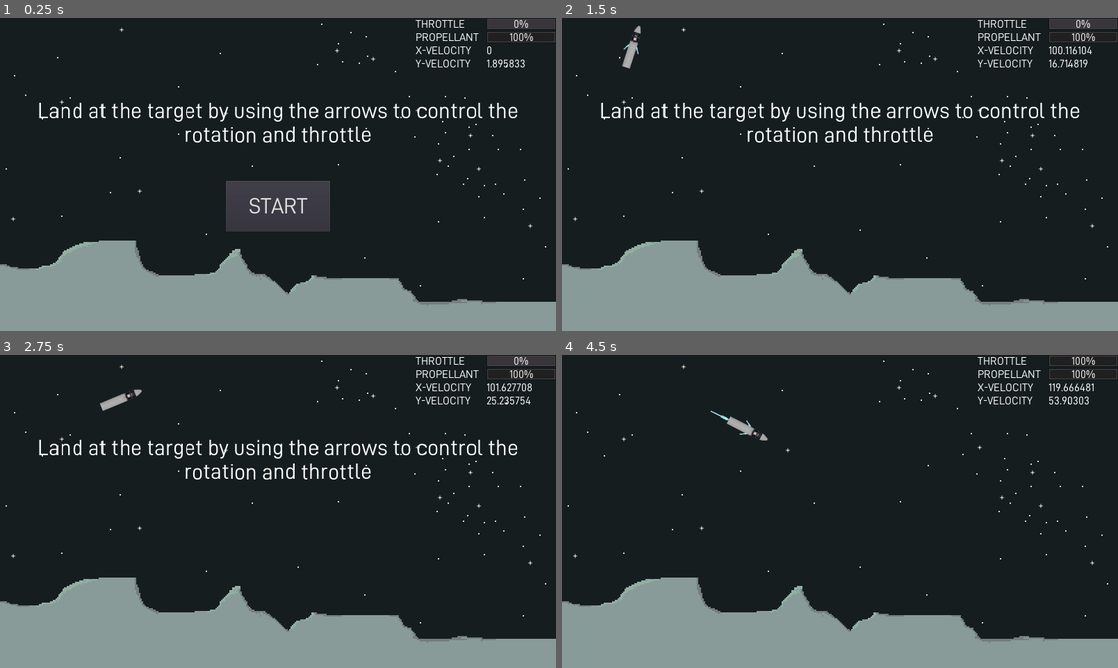
Above: before the commit, frames 1-4 (two rows, left to right).
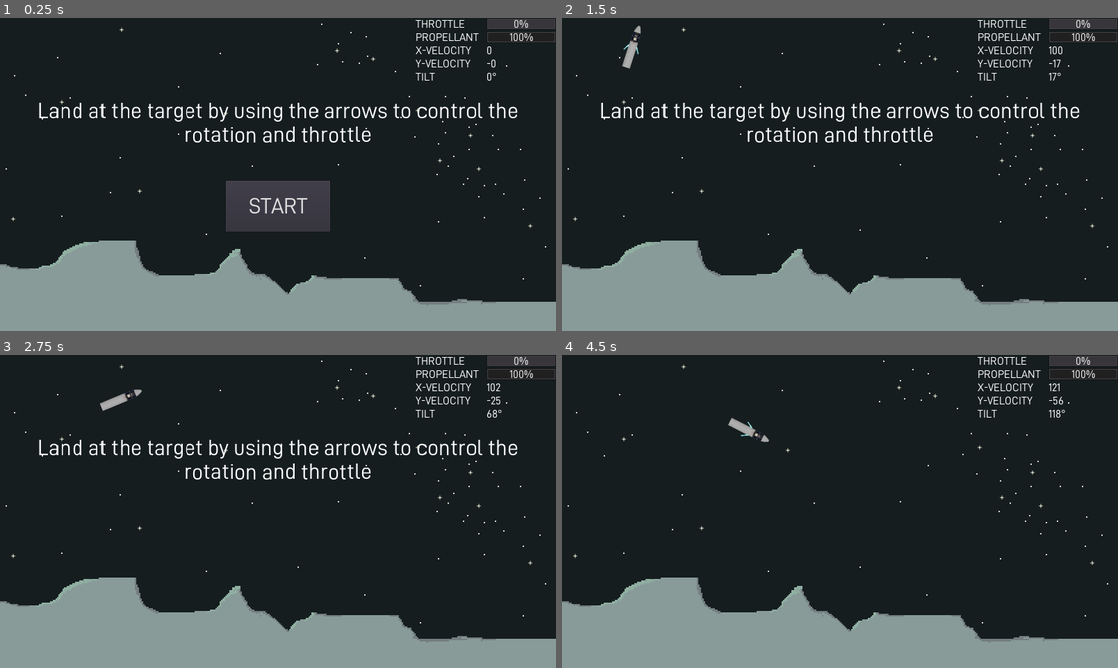
Above: after the commit, the same moments.

Repository: pbrandt1/lunar-lander
Game: Godot game, scene res://Main.tscn
Same seed, same stepped clock (60 frames per second), same inputs: the game is played once before the commit and once after it.
Inputs:
- Up to frame 1 (0.25 s): no input
- Up to frame 2 (1.5 s): click "START" at 0.5 s; hold Right (ui_right) from 1.28 s (still down)
- Up to frame 3 (2.75 s): release Right (ui_right) at 2.03 s; hold Down (ui_down) from 2.03 s (still down)
- Up to frame 4 (4.5 s): release Down (ui_down) at 2.78 s; hold Right (ui_right) 2.78-3.53 s; hold Up (ui_up) 3.53-4.28 s; hold Left (ui_left) from 4.28 s (still down)

The runs differ from the first frame. In frame 1, 0.1% of the frame differs, in the area x 74-95%, y 13-20%; in frame 2, 0.2%; in frame 3, 0.2%; in frame 4, 0.7%, in the area x 26-100%, y 0-28%.

Commit message:
making sim land-able

Diff:
--- a/HUD.gd
+++ b/HUD.gd
@@ -16,8 +16,11 @@
 	$GridContainer/PropellantLevel.value = prop
 
 func update_velocity(vel):
-	$GridContainer/VelocityXValue.text = str(vel.x)
-	$GridContainer/VelocityYValue.text = str(vel.y)
+	$GridContainer/VelocityXValue.text = str(round(vel.x))
+	$GridContainer/VelocityYValue.text = str(round(-1 * vel.y))
+
+func update_tilt(tilt):
+	$GridContainer/TiltValue.text = str(round(tilt)) + '°';
 
 func _on_MessageTimer_timeout():
 	$Message.hide()
--- a/HUD.tscn
+++ b/HUD.tscn
@@ -112,6 +112,29 @@
 "_edit_use_anchors_": false
 }
 
+[node name="TiltLabel" type="Label" parent="GridContainer"]
+margin_top = 148.0
+margin_right = 200.0
+margin_bottom = 181.0
+custom_fonts/font = ExtResource( 2 )
+text = "TILT"
+uppercase = true
+__meta__ = {
+"_edit_use_anchors_": false
+}
+
+[node name="TiltValue" type="Label" parent="GridContainer"]
+margin_left = 204.0
+margin_top = 148.0
+margin_right = 404.0
+margin_bottom = 181.0
+custom_fonts/font = ExtResource( 2 )
+text = "0 deg"
+uppercase = true
+__meta__ = {
+"_edit_use_anchors_": false
+}
+
 [node name="Message" type="Label" parent="."]
 anchor_top = 0.5
 anchor_right = 1.0
--- a/Main.gd
+++ b/Main.gd
@@ -12,6 +12,7 @@
 	$HUD.update_propellant($Vehicle.propellant)
 	$HUD.update_throttle($Vehicle.throttle)
 	$HUD.update_velocity($Vehicle.velocity)
+	$HUD.update_tilt($Vehicle.rotation_degrees)
 
 func _on_Vehicle_contact(_ok, message):
 	$HUD.show_message(message)
--- a/Vehicle.gd
+++ b/Vehicle.gd
@@ -12,7 +12,7 @@
 var propellant = 100.0
 var rotation_rate = PI / 2 # radians per second
 
-var landed = false
+var playing = false
 var state_message = ''
 var screen_size
 
@@ -29,23 +29,21 @@
 	propellant = 100.0
 	position.x = 100
 	position.y = 100
-	landed = false
+	playing = true
 	$CollisionShape2D.set_deferred("disabled", false)
 	show()
 
 # Called every frame. 'delta' is the elapsed time since the previous frame.
 func _process(delta):
 	# check for landed condition
-	if landed:
+	if !playing:
 		return
 
 	# Throttle up/down
 	if Input.is_action_pressed("ui_up"):
-		throttle += 0.03
-	if Input.is_action_pressed("ui_down"):
-		throttle -= 0.03
-	throttle = clamp(throttle, 0, 1)
-
+		throttle = 1
+	else:
+		throttle = 0
 
 	# RCS: If both pressed, landing burn
 	# If only left or right pressed, spin the vehicle
@@ -70,6 +68,10 @@
 		rotation -= rotation_rate * delta
 	if right_rcs:
 		rotation += rotation_rate * delta
+	if rotation > 2 * PI:
+		rotation -= 2 * PI;
+	if rotation < -2 * PI:
+		rotation += 2 * PI;
 
 	position += velocity * delta
 	velocity.y += gravity_acc * delta
@@ -98,7 +100,7 @@
 	elif abs(velocity.x) > vx_max:
 		ok = false
 		state_message = 'Too Much Horizontal Speed'
-	elif fmod(abs(rotation),  2 * PI) > tilt_max / 360:
+	elif abs(rotation_degrees) > 20:
 		ok = false
 		state_message = 'Too Much Tilt'
 
@@ -108,6 +110,6 @@
 	emit_signal("contact", ok, state_message)
 
 
-	landed = true
+	playing = false
 	rotation = 0
 	$CollisionShape2D.set_deferred("disabled", true)
Not shown, changed: assets/art/starship-128.xcf
